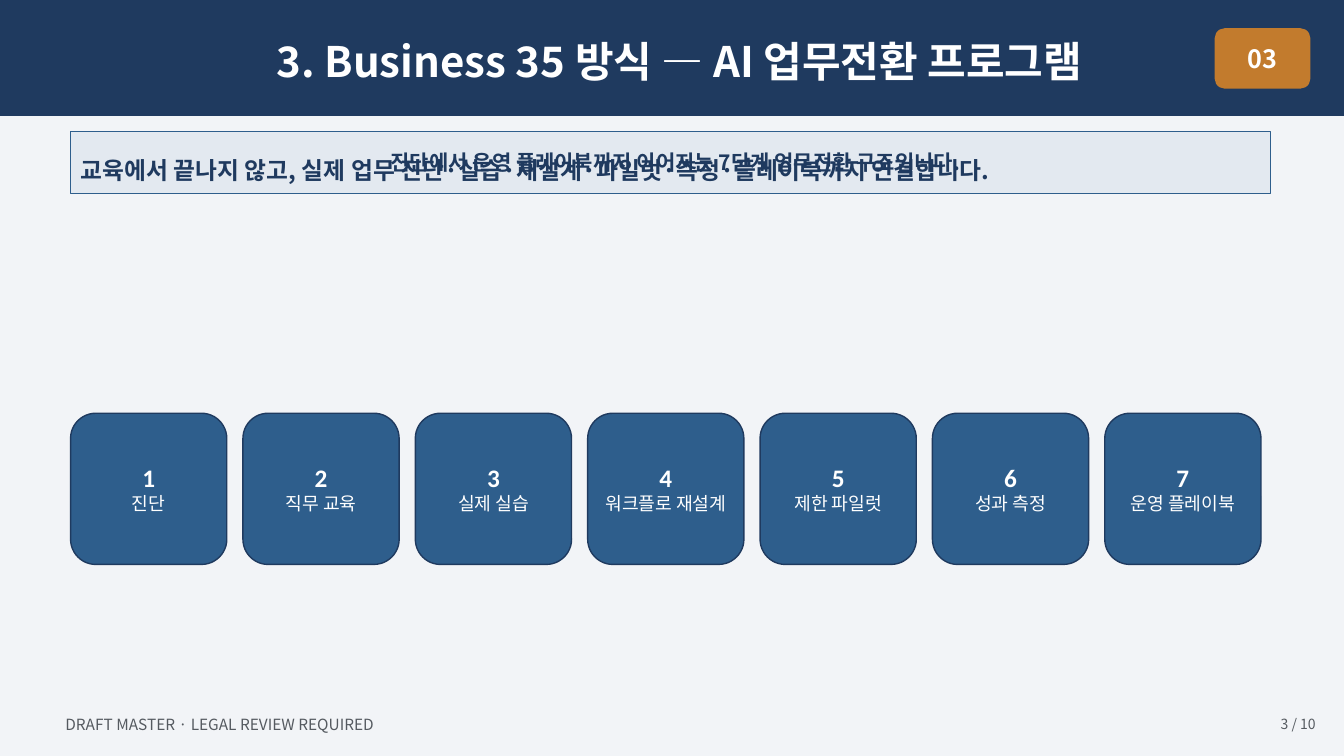
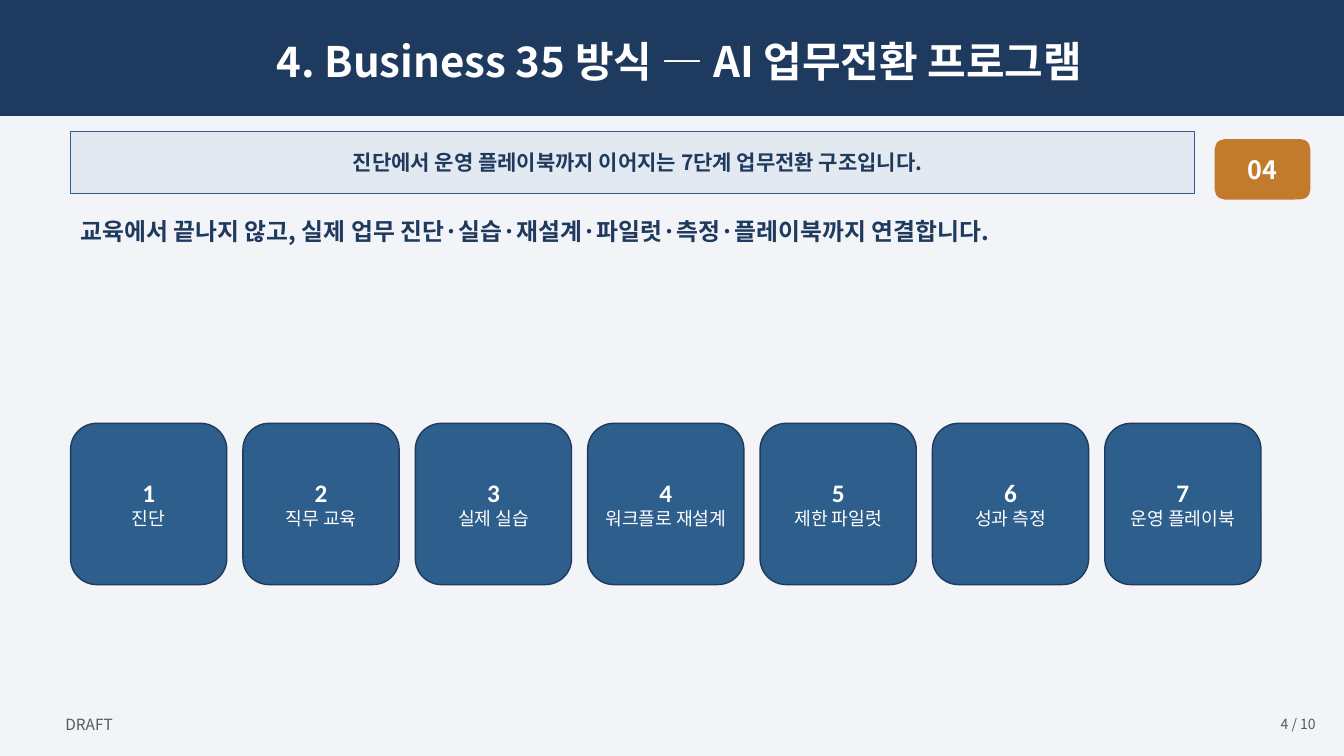
Before and after one commit to skerishKang/ai-revenue-lab, a slide deck: slide 4 of docs/commercial/business-35-ai-media-education-dx/customer-package/Business35_Master_Proposal_10p.pptx (slide 3 before the commit). Drawn at 1344x756 pixels with LibreOffice and Linux fonts; fonts in the diff are those of the drawing. Boxes give left, top, right and bottom in pixels: in the first picture for what was removed or moved away, otherwise in the second. Text is boxed around its words. In the diff, an @@ line names an element or a change of style, - is before the commit and + after.

```diff
--- a/docs/commercial/business-35-ai-media-education-dx/customer-package/Business35_Master_Proposal_10p.pptx
+++ b/docs/commercial/business-35-ai-media-education-dx/customer-package/Business35_Master_Proposal_10p.pptx
@@ text in rectangle at (277, 41, 1082, 81): text changed @@
-3. Business 35 방식 — AI 업무전환 프로그램
+4. Business 35 방식 — AI 업무전환 프로그램
@@ rectangle "진단에서 운영 플레이북까지 이어지는 7단계 ...": place and size @@
-rectangle "진단에서 운영 플레이북까지 이어지는 7단계 ..." at (71, 131, 1270, 194)
+rectangle "진단에서 운영 플레이북까지 이어지는 7단계 ..." at (71, 131, 1195, 194)
@@ rounded rectangle "04": place and size @@
-rounded rectangle "04" at (1215, 28, 1311, 89)
+rounded rectangle "04" at (1215, 139, 1311, 200)
@@ text in rounded rectangle at (1248, 160, 1278, 180): text changed @@
-03
+04
@@ text "교육에서 끝나지 않고, 실제 업무 ...": place and size @@
-text "교육에서 끝나지 않고, 실제 업무 ..." at (80, 155, 990, 184)
+text "교육에서 끝나지 않고, 실제 업무 ..." at (80, 220, 990, 245)
@@ text "교육에서 끝나지 않고, 실제 업무 ..." at (80, 220, 990, 245): more space between paragraphs @@
@@ rounded rectangle "1": place and size @@
-rounded rectangle "1" at (71, 413, 227, 565)
+rounded rectangle "1" at (71, 423, 227, 585)
@@ rounded rectangle "2": place and size @@
-rounded rectangle "2" at (243, 413, 399, 565)
+rounded rectangle "2" at (243, 423, 399, 585)
@@ rounded rectangle "3": place and size @@
-rounded rectangle "3" at (415, 413, 572, 565)
+rounded rectangle "3" at (415, 423, 572, 585)
@@ rounded rectangle "4": place and size @@
-rounded rectangle "4" at (588, 413, 744, 565)
+rounded rectangle "4" at (588, 423, 744, 585)
@@ rounded rectangle "5": place and size @@
-rounded rectangle "5" at (760, 413, 917, 565)
+rounded rectangle "5" at (760, 423, 917, 585)
@@ rounded rectangle "6": place and size @@
-rounded rectangle "6" at (933, 413, 1089, 565)
+rounded rectangle "6" at (933, 423, 1089, 585)
@@ rounded rectangle "7": place and size @@
-rounded rectangle "7" at (1105, 413, 1261, 565)
+rounded rectangle "7" at (1105, 423, 1261, 585)
@@ text at (65, 718, 112, 730): text changed @@
-DRAFT MASTER · LEGAL REVIEW REQUIRED
+DRAFT
@@ text at (1281, 718, 1316, 729): text changed @@
-3 / 10
+4 / 10
```
Also in this commit, not shown: 8 other slides changed, 1 slide added, 1 slide removed, 25 other files.
